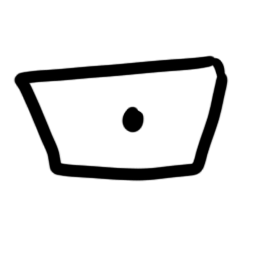
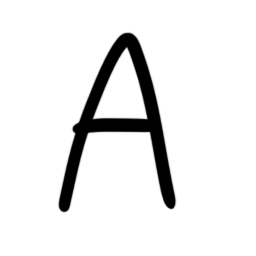
Layered file, before and after one edit (256 × 256). Changes by layer:
added layer "Capa 28" above "Grupo 1" over box(57, 31, 177, 213)
moved "Capa 27" into group "Grupo 1" over box(13, 55, 229, 182)
